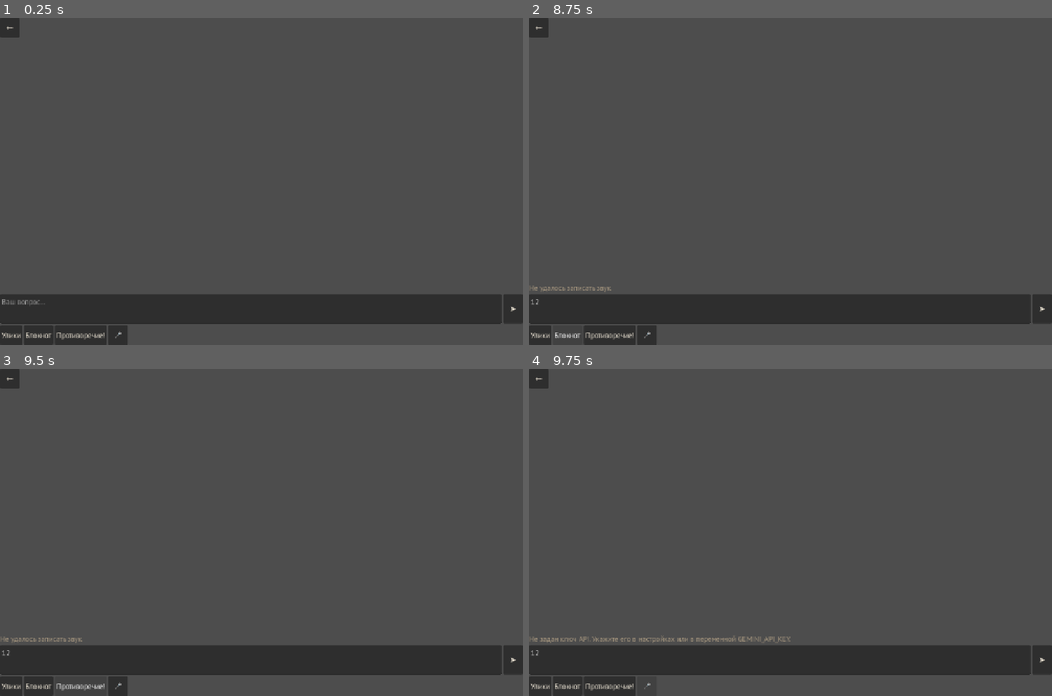
Above: before the commit, frames 1-4 (two rows, left to right).
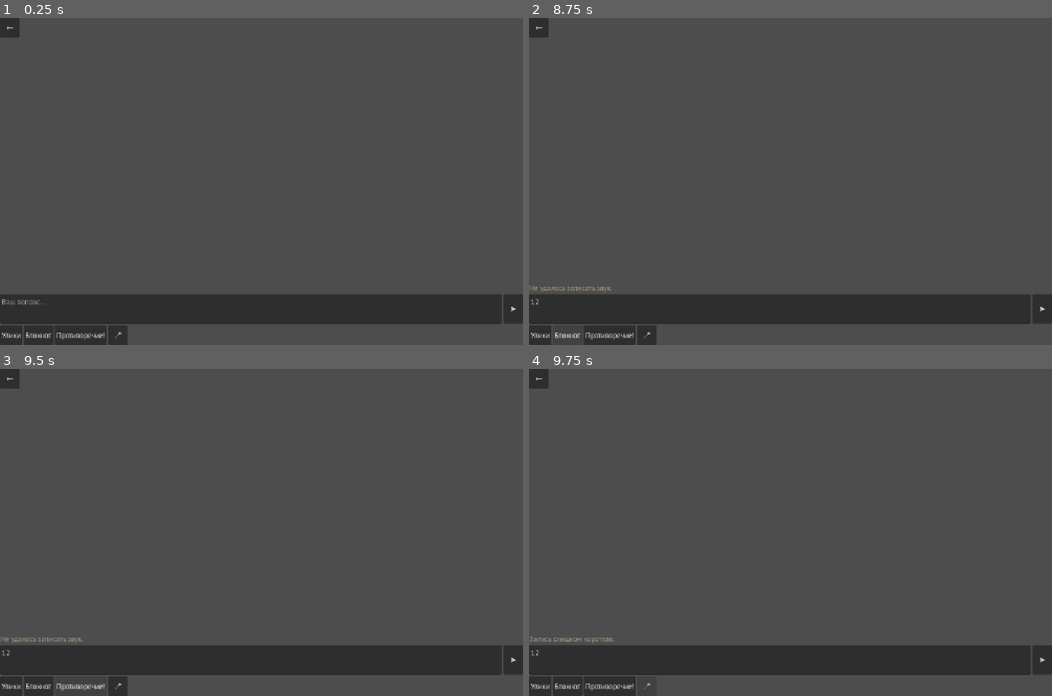
Above: after the commit, the same moments.

Repository: o5wtf/-
Game: Godot game, scene res://ui/screens/interrogation.tscn
Same seed, same stepped clock (60 frames per second), same inputs: the game is played once before the commit and once after it. This scene is started directly instead of the project's main scene.
Inputs (mouse positions are in pixels of both pictures, inside the frame that each line leads up to):
- Up to frame 1 (0.25 s): no input
- Up to frame 2 (8.75 s): click (780, 309) at 0.52 s; type "12" at 0.6 s; click "➤" at 1.25 s; click "Улики" at 2 s; click "Блокнот" at 2.75 s; click "Противоречие!" at 3.5 s; click "🎤" at 4.25 s; click "←" at 5 s; click "←" at 5.75 s; click "➤" at 6.5 s; click "Улики" at 7.25 s; click "Блокнот" at 8 s
- Up to frame 3 (9.5 s): click "Противоречие!" at 8.75 s
- Up to frame 4 (9.75 s): click "🎤" at 9.5 s

Frames 1-3 are identical in both runs. In frame 4, 0.4% of the frame differs, in the area x 0-50%, y 81-84%.

Commit message:
Не читать вслух инструкцию синтеза и ускорить расшифровку.
Подача теперь короткая скобка без глаголов, старый кэш не используется. Речь сначала уходит в быструю модель без схемы, а лимит синтеза по-прежнему пропускает звук, не ломая ход.

Co-authored-by: o5wtf <o5wtf@users.noreply.github.com>

Diff:
--- a/src/autoload/voice.gd
+++ b/src/autoload/voice.gd
@@ -59,6 +59,10 @@
 	provider.start_listening("ru-RU")
 
 
+func listening() -> bool:
+	return provider != null and provider.is_listening()
+
+
 func stop_listening() -> void:
 	if provider == null:
 		return
--- a/src/voice/cloud_voice_provider.gd
+++ b/src/voice/cloud_voice_provider.gd
@@ -39,6 +39,10 @@
 	return true
 
 
+func is_listening() -> bool:
+	return _listening
+
+
 func speak(text: String, profile: VoiceProfiles.Profile, emotion: String, remark: String = "") -> int:
 	var line := VoiceProfiles.spoken_text(text)
 	if line == "":
@@ -86,11 +90,11 @@
 		voice_error.emit("unsupported", "Не удалось записать звук.")
 		return
 	var pcm: PackedByteArray = clip.get("pcm", PackedByteArray())
-	var mono := VoiceAudio.mono(pcm, bool(clip.get("stereo", false)))
-	if mono.size() < 2:
+	var prepared := VoiceAudio.prepare_for_upload(pcm, int(clip.get("mix_rate", 16000)), bool(clip.get("stereo", false)))
+	if prepared.size() < 2:
 		voice_error.emit("unsupported", "Запись слишком короткая.")
 		return
-	_pending_wav = VoiceAudio.wav_bytes(mono, int(clip.get("mix_rate", 16000)), false)
+	_pending_wav = VoiceAudio.wav_bytes(prepared, VoiceAudio.UPLOAD_RATE, false)
 	Callable(self, "_publish_transcript").call_deferred()
 
 
--- a/src/voice/gemini_speech.gd
+++ b/src/voice/gemini_speech.gd
@@ -10,6 +10,10 @@
 	"gemini-3.1-flash-tts-preview",
 	"gemini-2.5-flash-preview-tts",
 ]
+const TRANSCRIBE_LITE := "gemini-3.5-flash-lite"
+const TRANSCRIBE_MODEL := "gemini-3.5-transcribe"
+const TRANSCRIBE_PROMPT := "Дословно расшифруй русскую речь. Верни только текст."
+const TRANSCRIBE_TIMEOUT_S := 15.0
 const SERVER_PAUSE_S := 2.0
 
 var api_key: String = ""
@@ -27,7 +31,7 @@
 var _prompt: String = ""
 var _voice_name: String = ""
 var _wav: PackedByteArray = PackedByteArray()
-var _schema_field: String = "responseJsonSchema"
+var _use_thinking: bool = true
 
 
 func set_transport(transport: Object) -> void:
@@ -52,13 +56,9 @@
 
 func transcribe_wav(wav: PackedByteArray, timeout: float = -1.0) -> Dictionary:
 	_wav = wav
-	_schema_field = "responseJsonSchema"
-	var chain := _chain("", dialogue_model, PackedStringArray([
-		LLMConfig.DEFAULT_DIALOGUE_MODEL,
-		LLMConfig.FAST_MODEL,
-		LLMConfig.LITE_MODEL,
-	]))
-	var limit := timeout_s if timeout < 0.0 else timeout
+	_use_thinking = true
+	var chain := _chain("", TRANSCRIBE_LITE, PackedStringArray([TRANSCRIBE_MODEL, dialogue_model]))
+	var limit := TRANSCRIBE_TIMEOUT_S if timeout < 0.0 else timeout
 	return await _walk(chain, limit, "transcript", false)
 
 
@@ -73,7 +73,7 @@
 		var advance := false
 		while not advance:
 			await _pace()
-			var outcome: Dictionary = await _post(model, _body_for(mode), limit)
+			var outcome: Dictionary = await _post(model, _body_for(mode, model), limit)
 			var transport_error := str(outcome.get("error", ""))
 			if transport_error == "offline":
 				return _failure("offline", "Нет сети. Проверьте подключение и повторите.")
@@ -95,7 +95,9 @@
 				last = parsed
 				advance = true
 				break
-			if mode == "transcript" and _switch_schema(status, body):
+			if _is_developer_instruction(status, reason):
+				return _failure("rejected", _with_reason("Запрос отклонён.", reason))
+			if mode == "transcript" and _retry_without_thinking(status, reason):
 				continue
 			if _is_auth(status, google, reason):
 				return _failure("auth", _with_reason("Ключ API отклонён.", reason))
@@ -138,9 +140,9 @@
 	return chain
 
 
-func _body_for(mode: String) -> Dictionary:
+func _body_for(mode: String, model: String) -> Dictionary:
 	if mode == "transcript":
-		return _transcript_body(_wav, _schema_field)
+		return _transcript_body(model)
 	return _tts_body(_prompt, _voice_name)
 
 
@@ -150,10 +152,14 @@
 	return _parse_audio(body)
 
 
-func _switch_schema(status: int, body: String) -> bool:
-	if status != 400 or _schema_field != "responseJsonSchema" or not _is_schema_rejection(body):
+func _is_developer_instruction(status: int, reason: String) -> bool:
+	return status == 400 and reason.to_lower().contains("developer instruction")
+
+
+func _retry_without_thinking(status: int, reason: String) -> bool:
+	if status != 400 or not _use_thinking or not reason.to_lower().contains("thinking"):
 		return false
-	_schema_field = "responseSchema"
+	_use_thinking = false
 	return true
 
 
@@ -171,24 +177,19 @@
 	}
 
 
-func _transcript_body(wav: PackedByteArray, schema_field: String) -> Dictionary:
-	var schema := {
-		"type": "object",
-		"properties": {"transcript": {"type": "string"}},
-		"required": ["transcript"],
+func _transcript_body(model: String) -> Dictionary:
+	var generation := {
+		"temperature": 0.0,
+		"maxOutputTokens": 512,
 	}
+	if _use_thinking and model != TRANSCRIBE_MODEL:
+		generation["thinkingConfig"] = {"thinkingLevel": "MINIMAL"}
 	return {
-		"systemInstruction": {"parts": [{"text": "Ты расшифровываешь русскую речь. Верни только JSON с полем transcript."}]},
 		"contents": [{"role": "user", "parts": [
-			{"inlineData": {"mimeType": "audio/wav", "data": Marshalls.raw_to_base64(wav)}},
-			{"text": "Расшифруй речь дословно по-русски. Если речи нет, верни пустую строку."},
+			{"inlineData": {"mimeType": "audio/wav", "data": Marshalls.raw_to_base64(_wav)}},
+			{"text": TRANSCRIBE_PROMPT},
 		]}],
-		"generationConfig": {
-			"responseMimeType": "application/json",
-			schema_field: schema,
-			"temperature": 0.0,
-			"maxOutputTokens": 1024,
-		},
+		"generationConfig": generation,
 	}
 
 
@@ -229,20 +230,44 @@
 	var root = _parse_json(body)
 	if root == null or root is not Dictionary:
 		return _failure("bad_response", "Ответ расшифровки не разобрался.")
-	var text := ""
+	var spoken := ""
+	var plain := ""
 	for part in _parts(root):
 		if part.get("thought", false) == true:
 			continue
-		text += str(part.get("text", ""))
-	var parsed: Variant = _parse_json(_extract_object(text.strip_edges()))
+		var heard := _audio_transcription(part)
+		if heard != "":
+			spoken = heard
+		var text := str(part.get("text", "")).strip_edges()
+		if text != "":
+			plain = text
+	if spoken != "":
+		return _transcript_ok(spoken)
+	if plain == "":
+		return _failure("bad_response", "В ответе нет расшифровки.")
+	var parsed: Variant = _parse_json(_extract_object(plain))
 	if parsed is Dictionary and (parsed as Dictionary).has("transcript"):
-		return {
-			"ok": true,
-			"transcript": str((parsed as Dictionary).get("transcript", "")).strip_edges(),
-			"error": "",
-			"message": "",
-		}
-	return _failure("bad_response", "В ответе нет расшифровки.")
+		return _transcript_ok(str((parsed as Dictionary).get("transcript", "")))
+	return _transcript_ok(plain)
+
+
+func _audio_transcription(part: Dictionary) -> String:
+	for key in ["audioTranscription", "audio_transcription"]:
+		var body: Variant = part.get(key, {})
+		if body is Dictionary:
+			var text := str((body as Dictionary).get("text", "")).strip_edges()
+			if text != "":
+				return text
+	return ""
+
+
+func _transcript_ok(text: String) -> Dictionary:
+	return {
+		"ok": true,
+		"transcript": text.strip_edges(),
+		"error": "",
+		"message": "",
+	}
 
 
 func _parts(root: Dictionary) -> Array:
--- a/src/voice/voice_audio.gd
+++ b/src/voice/voice_audio.gd
@@ -23,6 +23,54 @@
 	_u32(out, 40, data_size)
 	for index in data_size:
 		out[44 + index] = pcm[index]
+	return out
+
+
+const UPLOAD_RATE := 16000
+const SILENCE_THRESHOLD := 400
+
+
+static func prepare_for_upload(pcm: PackedByteArray, mix_rate: int, stereo: bool) -> PackedByteArray:
+	var single := mono(pcm, stereo)
+	single = trim_silence(single)
+	var rate := mix_rate if mix_rate > 0 else UPLOAD_RATE
+	if rate == UPLOAD_RATE:
+		return single
+	return resample(single, rate, UPLOAD_RATE)
+
+
+static func trim_silence(pcm: PackedByteArray) -> PackedByteArray:
+	var frames := pcm.size() / 2
+	var first := -1
+	var last := -1
+	for index in frames:
+		if absi(_sample(pcm, index)) > SILENCE_THRESHOLD:
+			if first < 0:
+				first = index
+			last = index
+	if first < 0:
+		return PackedByteArray()
+	first = maxi(0, first - 80)
+	last = mini(frames - 1, last + 80)
+	return pcm.slice(first * 2, (last + 1) * 2)
+
+
+static func resample(pcm: PackedByteArray, from_rate: int, to_rate: int) -> PackedByteArray:
+	var frames := pcm.size() / 2
+	if frames == 0 or from_rate <= 0 or to_rate <= 0:
+		return PackedByteArray()
+	if from_rate == to_rate:
+		return pcm
+	var out_frames := maxi(1, int(round(float(frames) * float(to_rate) / float(from_rate))))
+	var out := PackedByteArray()
+	out.resize(out_frames * 2)
+	for index in out_frames:
+		var source := float(index) * float(from_rate) / float(to_rate)
+		var left := mini(int(source), frames - 1)
+		var right := mini(left + 1, frames - 1)
+		var frac := source - float(left)
+		var mixed := int(round(float(_sample(pcm, left)) + (float(_sample(pcm, right)) - float(_sample(pcm, left))) * frac))
+		_put_sample(out, index, clampi(mixed, -32768, 32767))
 	return out
 
 
@@ -98,3 +146,22 @@
 
 static func _u32(buffer: PackedByteArray, at: int, value: int) -> void:
 	buffer.encode_u32(at, value)
+
+
+static func _sample(pcm: PackedByteArray, index: int) -> int:
+	var at := index * 2
+	if at + 1 >= pcm.size():
+		return 0
+	var value := int(pcm[at]) | (int(pcm[at + 1]) << 8)
+	if value >= 32768:
+		value -= 65536
+	return value
+
+
+static func _put_sample(pcm: PackedByteArray, index: int, value: int) -> void:
+	var stored := value
+	if stored < 0:
+		stored += 65536
+	var at := index * 2
+	pcm[at] = stored & 255
+	pcm[at + 1] = (stored >> 8) & 255
--- a/src/voice/voice_cache.gd
+++ b/src/voice/voice_cache.gd
@@ -8,7 +8,7 @@
 static func key_for(voice_name: String, emotion: String, remark: String, reply: String) -> String:
 	var ctx := HashingContext.new()
 	ctx.start(HashingContext.HASH_SHA256)
-	var payload := "v1|%s|%s|%s|%s" % [voice_name, emotion, remark.strip_edges(), reply.strip_edges()]
+	var payload := "v2|%s|%s|%s|%s" % [voice_name, emotion, remark.strip_edges(), reply.strip_edges()]
 	ctx.update(payload.to_utf8_buffer())
 	return ctx.finish().hex_encode()
 
--- a/src/voice/voice_profiles.gd
+++ b/src/voice/voice_profiles.gd
@@ -43,18 +43,17 @@
 
 
 static func spoken_text(reply: String) -> String:
-	return reply.strip_edges()
+	return _clean_line(reply)
 
 
 static func style_prompt(reply: String, emotion: String, remark: String) -> String:
 	var line := spoken_text(reply)
-	var direction := _direction(emotion)
-	var stage := remark.strip_edges()
-	var prompt := "Скажи по-русски, %s." % direction
-	if stage != "":
-		prompt += " Подача, не произноси это вслух: %s." % stage
-	prompt += "\nПроизнеси только реплику:\n%s" % line
-	return prompt
+	var tags := _style_tags(emotion, remark)
+	if line == "":
+		return ""
+	if tags == "":
+		return line
+	return "[%s] %s" % [tags, line]
 
 
 static func playback_rate(emotion: String, user_rate: float) -> float:
@@ -99,24 +98,60 @@
 	return clampf(pitch, 0.85, 1.15)
 
 
-static func _direction(emotion: String) -> String:
+static func _style_tags(emotion: String, remark: String) -> String:
+	var tags: PackedStringArray = PackedStringArray()
+	var mood := _mood(emotion)
+	if mood != "":
+		tags.append(mood)
+	var stage := _condense_remark(remark)
+	if stage != "":
+		tags.append(stage)
+	return ", ".join(tags)
+
+
+static func _mood(emotion: String) -> String:
 	match emotion:
 		"calm":
-			return "спокойно и ровно"
+			return "спокойно"
 		"nervous":
-			return "нервно и сбивчиво"
+			return "нервно, сбивчиво"
 		"scared":
-			return "тихо и испуганно"
+			return "тихо, испуганно"
 		"sad":
-			return "тихо и печально"
+			return "тихо, печально"
 		"angry":
-			return "резко и гневно"
+			return "резко, гневно"
 		"controlled":
-			return "холодно и сдержанно"
+			return "холодно, сдержанно"
 		"contemptuous":
-			return "медленно и с презрением"
+			return "медленно, презрительно"
 		_:
-			return "обычным голосом"
+			return "ровно"
+
+
+static func _clean_line(reply: String) -> String:
+	var line := reply.strip_edges()
+	line = line.replace("[", "").replace("]", "").replace("*", "")
+	return line.strip_edges()
+
+
+static func _condense_remark(remark: String) -> String:
+	var text := remark.strip_edges()
+	for mark in ["[", "]", "*", "\"", "«", "»", ".", "!", "?", ",", ";", ":"]:
+		text = text.replace(mark, " ")
+	var words: PackedStringArray = PackedStringArray()
+	for word in text.split(" ", false):
+		var clean := str(word).strip_edges()
+		if clean == "":
+			continue
+		var lower := clean.to_lower()
+		if lower.contains("скаж") or lower.contains("произнес") or lower == "вслух":
+			continue
+		words.append(clean)
+	text = " ".join(words)
+	if text.length() > 40:
+		text = text.substr(0, 40).strip_edges()
+	return text
 
 
 static func _emotion_rate(emotion: String) -> float:
--- a/src/voice/voice_provider.gd
+++ b/src/voice/voice_provider.gd
@@ -18,6 +18,10 @@
 	return false
 
 
+func is_listening() -> bool:
+	return false
+
+
 func speak(text: String, profile: VoiceProfiles.Profile, emotion: String, remark: String = "") -> int:
 	return -1
 
--- a/tests/test_voice_provider.gd
+++ b/tests/test_voice_provider.gd
@@ -32,13 +32,18 @@
 	assert_eq(from_case.age_band, "older")
 
 
-func test_style_prompt_speaks_the_reply_only() -> void:
+func test_style_prompt_is_a_bracket_tag_without_instructions() -> void:
 	var prompt := VoiceProfiles.style_prompt("Только это.", "nervous", "отводит взгляд")
-	assert_true(prompt.ends_with("Только это."))
-	assert_true(prompt.contains("отводит взгляд"))
-	assert_true(prompt.contains("не произноси"))
-	assert_eq(VoiceProfiles.spoken_text("  да  "), "да")
-	assert_true(prompt.find("Только это.") > prompt.find("отводит взгляд"))
+	assert_eq(prompt, "[нервно, сбивчиво, отводит взгляд] Только это.")
+	var lower := prompt.to_lower()
+	for phrase in ["скажи", "произнеси", "вслух", "не произноси", "реплику"]:
+		assert_false(lower.contains(phrase), phrase)
+	assert_false(prompt.contains("\""))
+	assert_false(prompt.contains("«"))
+	var cleaned := VoiceProfiles.style_prompt("[уже] *сказал*", "calm", "скажи громко")
+	assert_eq(cleaned, "[спокойно, громко] уже сказал")
+	assert_false(cleaned.to_lower().contains("скаж"))
+	assert_eq(VoiceProfiles.spoken_text("  [да]*  "), "да")
 
 
 func test_l16_and_wav_roundtrip() -> void:
@@ -138,13 +143,48 @@
 	_free(fixture)
 
 
-func test_mic_audio_returns_transcript_in_the_request() -> void:
+func test_rate_limit_falls_through_to_the_next_tts_model() -> void:
+	var fixture := await _cloud()
+	var transport: FakeTransport = fixture["transport"]
+	var provider: CloudVoiceProvider = fixture["provider"]
+	_arm(provider)
+	transport.push(_status(429, "{\"error\":{\"status\":\"RESOURCE_EXHAUSTED\",\"message\":\"quota\"}}"))
+	transport.push(_audio(PackedByteArray([4, 0])))
+	provider.speak("Ещё раз.", VoiceProfiles.for_person("a", "Анна", "", 40), "neutral", "")
+	await _until(provider, 1)
+	assert_eq(fixture["speaker"].played.size(), 1)
+	assert_eq(transport.seen.size(), 2)
+	assert_true(str(transport.seen[1]["url"]).contains("gemini-3.8-flash-tts"))
+	provider.speak("Ещё раз.", VoiceProfiles.for_person("a", "Анна", "", 40), "neutral", "")
+	await _until(provider, 2)
+	assert_eq(transport.seen.size(), 2)
+	_free(fixture)
+
+
+func test_developer_instruction_is_a_request_bug() -> void:
+	var fixture := await _cloud()
+	var transport: FakeTransport = fixture["transport"]
+	var provider: CloudVoiceProvider = fixture["provider"]
+	_arm(provider)
+	_notice = ""
+	_notice_text = ""
+	provider.voice_error.connect(_on_notice_text)
+	transport.push(_status(400, "{\"error\":{\"status\":\"INVALID_ARGUMENT\",\"message\":\"Developer instruction is not enabled for this model\"}}"))
+	provider.speak("Алло.", VoiceProfiles.for_person("a", "Анна", "", 40), "neutral", "")
+	await _until(provider, 1)
+	assert_eq(_notice, "rejected")
+	assert_false(_notice_text.to_lower().contains("недоступ"))
+	assert_false(_notice_text.contains("Ключ"))
+	assert_eq(transport.seen.size(), 1)
+	_free(fixture)
+
+
+func test_mic_audio_uses_the_fast_transcription_chain() -> void:
 	var fixture := await _cloud()
 	var transport: FakeTransport = fixture["transport"]
 	var mic: FakeMic = fixture["mic"]
 	var provider: CloudVoiceProvider = fixture["provider"]
-	transport.push(_status(400, "{\"error\":{\"message\":\"responseJsonSchema is not supported\"}}"))
-	transport.push(_transcript("Во сколько это было?"))
+	transport.push(_plain("Во сколько это было?"))
 	_heard = ""
 	_heard_final = false
 	_heard_n = 0
@@ -155,15 +195,52 @@
 		await provider.transcript_ready
 	assert_eq(_heard, "Во сколько это было?")
 	assert_true(_heard_final)
-	assert_eq(transport.seen.size(), 2)
+	assert_eq(transport.seen.size(), 1)
 	var first := str(transport.seen[0]["body"])
-	var second := str(transport.seen[1]["body"])
+	assert_true(str(transport.seen[0]["url"]).contains("gemini-3.5-flash-lite"))
+	assert_eq(transport.seen[0]["timeout"], GeminiSpeech.TRANSCRIBE_TIMEOUT_S)
 	assert_true(first.contains("inlineData"))
-	assert_true(second.contains("responseSchema"))
-	assert_false(second.contains("responseJsonSchema"))
+	assert_true(first.contains(GeminiSpeech.TRANSCRIBE_PROMPT))
+	assert_true(first.contains("MINIMAL"))
+	assert_false(first.contains("systemInstruction"))
+	assert_false(first.contains("responseJsonSchema"))
 	assert_false(first.contains(SECRET))
 	assert_true(mic.started_count >= 1)
 	_free(fixture)
+
+
+func test_transcribe_model_reads_audio_transcription() -> void:
+	var fixture := await _cloud()
+	var transport: FakeTransport = fixture["transport"]
+	var provider: CloudVoiceProvider = fixture["provider"]
+	transport.push(_plain(""))
+	transport.push(_audio_transcription("После семи."))
+	_heard = ""
+	_heard_n = 0
+	provider.transcript_ready.connect(_on_transcript)
+	provider.start_listening()
+	provider.stop_listening()
+	while _heard_n < 1:
+		await provider.transcript_ready
+	assert_eq(_heard, "После семи.")
+	assert_eq(transport.seen.size(), 2)
+	assert_true(str(transport.seen[1]["url"]).contains("gemini-3.5-transcribe"))
+	var second: Dictionary = JSON.parse_string(str(transport.seen[1]["body"]))
+	assert_false(second["generationConfig"].has("thinkingConfig"))
+	_free(fixture)
+
+
+func test_upload_audio_is_16k_mono_without_edge_silence() -> void:
+	var loud := PackedByteArray([0, 0, 0, 16])
+	var silence := PackedByteArray([0, 0])
+	var pcm := silence + silence + loud + silence + silence
+	var prepared := VoiceAudio.prepare_for_upload(pcm, 48000, false)
+	assert_true(prepared.size() < pcm.size())
+	assert_true(prepared.size() >= 2)
+	var wav := VoiceAudio.wav_bytes(prepared, VoiceAudio.UPLOAD_RATE)
+	var back := VoiceAudio.pcm_from_mime("audio/wav", Marshalls.raw_to_base64(wav))
+	assert_eq(back["mix_rate"], 16000)
+	assert_eq(back["pcm"], prepared)
 
 
 func test_requests_are_one_at_a_time() -> void:
@@ -306,6 +383,26 @@
 	return _status(200, JSON.stringify(payload))
 
 
+func _plain(text: String) -> Dictionary:
+	var payload := {
+		"candidates": [{
+			"content": {"parts": [{"text": text}]},
+			"finishReason": "STOP",
+		}],
+	}
+	return _status(200, JSON.stringify(payload))
+
+
+func _audio_transcription(text: String) -> Dictionary:
+	var payload := {
+		"candidates": [{
+			"content": {"parts": [{"audioTranscription": {"text": text}}]},
+			"finishReason": "STOP",
+		}],
+	}
+	return _status(200, JSON.stringify(payload))
+
+
 func _transcript(text: String) -> Dictionary:
 	var payload := {
 		"candidates": [{
@@ -352,7 +449,7 @@
 		return {"ok": true}
 
 	func stop() -> Dictionary:
-		return {"ok": true, "pcm": PackedByteArray([1, 0, 2, 0]), "mix_rate": 16000, "stereo": false}
+		return {"ok": true, "pcm": PackedByteArray([0, 16, 0, 16, 0, 16, 0, 16]), "mix_rate": 16000, "stereo": false}
 
 
 class FakeTts:
--- a/ui/screens/interrogation.gd
+++ b/ui/screens/interrogation.gd
@@ -262,6 +262,9 @@
 		return
 	_holding_mic = false
 	_mic.text = UiStrings.MIC
+	var recognizing := Voice.listening()
+	if recognizing:
+		_prompt.placeholder_text = UiStrings.RECOGNIZING
 	Voice.stop_listening()
 
 
@@ -273,11 +276,13 @@
 		text = UiStrings.error_text(kind)
 	_voice_notice.text = text
 	_voice_notice.visible = true
+	_prompt.placeholder_text = UiStrings.QUESTION_PLACEHOLDER
 
 
 func _on_transcript(text: String, is_final: bool) -> void:
 	if not is_final:
 		return
+	_prompt.placeholder_text = UiStrings.QUESTION_PLACEHOLDER
 	_prompt.text = text
 	_voice_notice.visible = false
 	_refresh_hint_from_text()
--- a/ui/strings.gd
+++ b/ui/strings.gd
@@ -38,6 +38,7 @@
 const VOICE_NOTICE := "Голос"
 const MIC := "🎤"
 const MIC_LIVE := "●"
+const RECOGNIZING := "Распознаю…"
 const KEY_LABEL := "Ключ Gemini API"
 const MODEL_LABEL := "Модель диалога"
 const SCALE_LABEL := "Масштаб текста"
Not shown, changed: docs/ARCHITECTURE.md
Not shown, changed: docs/LLM_PROTOCOL.md
